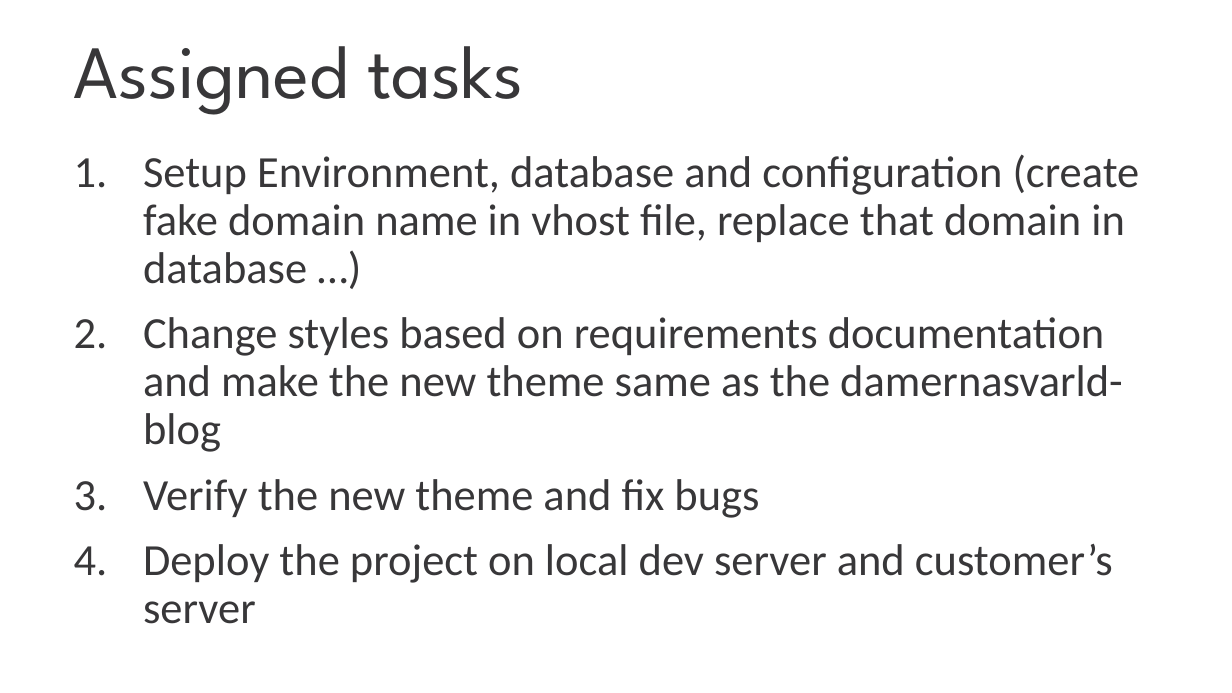
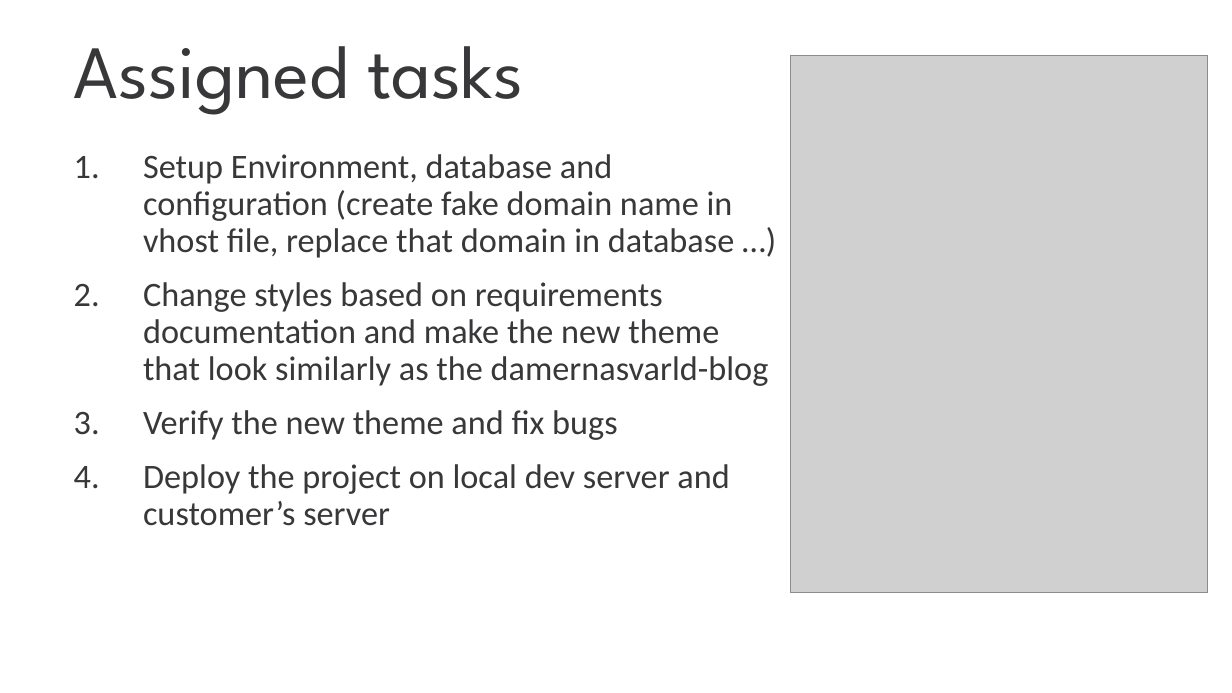
Before and after one commit to nam-tran-niteco/Wordpress-Demo, a slide deck: slide 21 of Wordpress Migration.pptx. Drawn at 1232x693 pixels with LibreOffice and Linux fonts; fonts in the diff are those of the drawing; grey boxes stand for pictures; background and template pictures are left out. Boxes give left, top, right and bottom in pixels: in the first picture for what was removed or moved away, otherwise in the second. Text is boxed around its words. In the diff, an @@ line names an element or a change of style, - is before the commit and + after.

Commit message:
Add Images and something

```diff
--- a/Wordpress Migration.pptx
+++ b/Wordpress Migration.pptx
@@ picture added at bbox=[791, 55, 1209, 593] @@
@@ text at bbox=[143, 154, 734, 526]: size 26 to 20 pt in "Setup Environment, database and configuration (create fake ...", "Verify the new theme and fix bugs", "Deploy the project on local dev server ..." @@
@@ text at bbox=[143, 282, 769, 386]: text changed; size 26 to 20 pt @@
-2. Change styles based on requirements documentation and make the new theme same as the damernasvarld-blog
+2. Change styles based on requirements documentation and make the new theme that look similarly as the damernasvarld-blog
```
Also in this commit, not shown: 6 other slides changed, 5 slides added, 41 slides removed.
